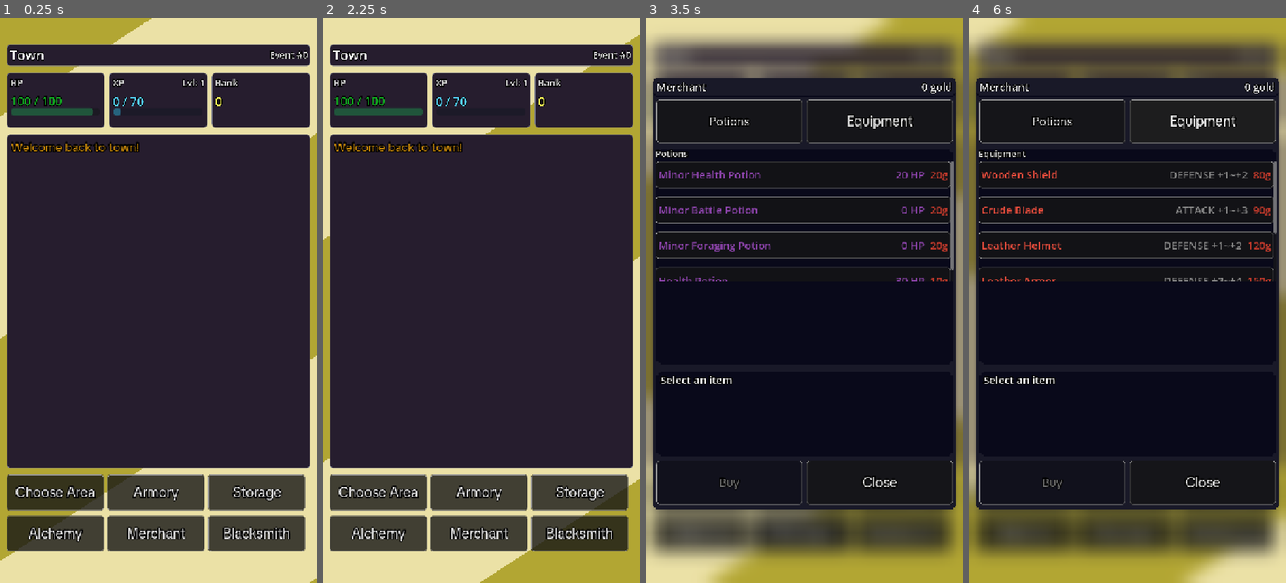
Above: before the commit, frames 1-4 (left to right).
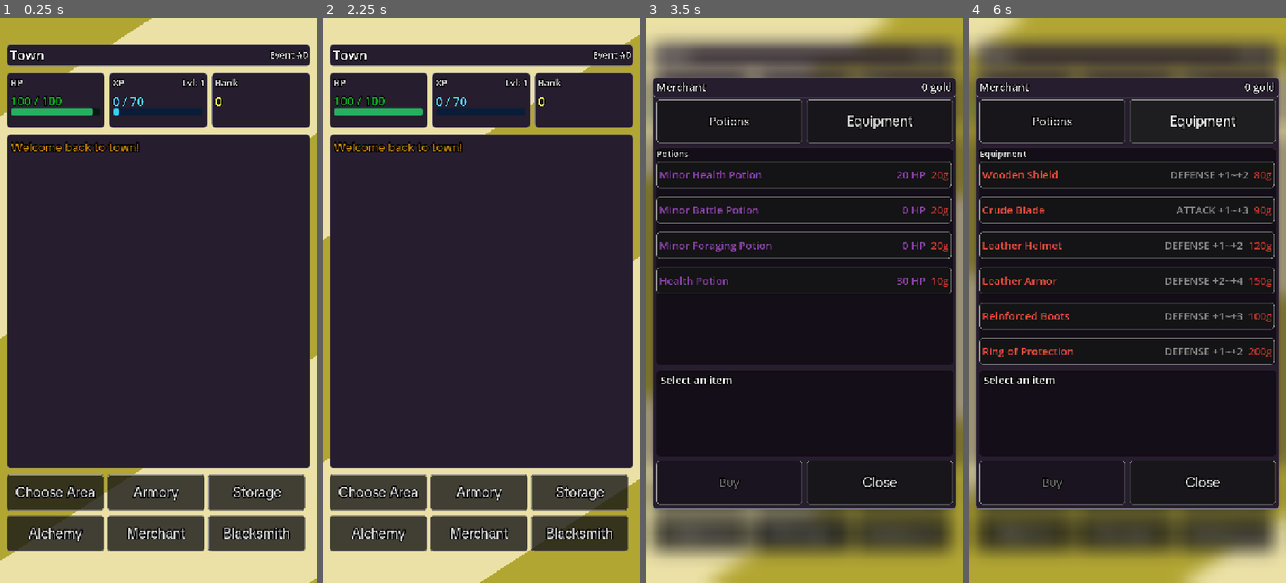
Above: after the commit, the same moments.

Repository: Nano95/project_RUNES
Game: Godot game, scene res://Scenes/Main.tscn
Two runs of this game, one before a commit and one after it. Both use one fixed random seed, a clock stepped at 60 frames per second and the inputs below.
Inputs:
- Up to frame 1 (0.25 s): no input
- Up to frame 2 (2.25 s): click "Armory" at 0.5 s; click "Storage" at 1.25 s; click "Alchemy" at 2 s
- Up to frame 3 (3.5 s): click "Merchant" at 2.75 s
- Up to frame 4 (6 s): click "Blacksmith" at 3.5 s; click "Choose Area" at 4.25 s; click "Potions" at 5 s; click "Equipment" at 5.75 s

The runs differ from the first frame. In frame 1, 0.4% of the frame differs, in the area x 3-38%, y 15-18%; in frame 2, 0.4%; in frame 3, 2.6%; in frame 4, 4.3%, in the area x 2-98%, y 10-87%.

Commit message:
Theme changes and tick returns back to normal

Diff:
--- a/Resources/Themes/MainTheme.tres
+++ b/Resources/Themes/MainTheme.tres
@@ -56,8 +56,27 @@
 corner_radius_bottom_left = 8
 corner_detail = 10
 
+[sub_resource type="StyleBoxFlat" id="StyleBoxFlat_xekdx"]
+bg_color = Color(0.20155334, 0.14013672, 0.21875, 1)
+corner_radius_top_left = 5
+corner_radius_top_right = 5
+corner_radius_bottom_right = 5
+corner_radius_bottom_left = 5
+
+[sub_resource type="StyleBoxFlat" id="StyleBoxFlat_dlpjt"]
+bg_color = Color(1, 1, 1, 1)
+corner_radius_top_left = 5
+corner_radius_top_right = 5
+corner_radius_bottom_right = 5
+corner_radius_bottom_left = 5
+corner_detail = 5
+
 [resource]
 Button/styles/disabled = SubResource("StyleBoxFlat_chg5n")
 Button/styles/hover = SubResource("StyleBoxFlat_fx3s3")
 Button/styles/normal = SubResource("StyleBoxFlat_0mios")
 Panel/styles/panel = SubResource("StyleBoxFlat_36kym")
+ProgressBar/styles/background = SubResource("StyleBoxFlat_xekdx")
+ProgressBar/styles/fill = SubResource("StyleBoxFlat_dlpjt")
+ScrollContainer/constants/scrollbar_h_separation = -14
+ScrollContainer/constants/scrollbar_v_separation = 11
--- a/Scenes/MainController.tscn
+++ b/Scenes/MainController.tscn
@@ -6,18 +6,15 @@
 [ext_resource type="Script" uid="uid://eb0fcjdjyxjo" path="res://Scripts/StatsDisplay.gd" id="3_ftth8"]
 [ext_resource type="Script" uid="uid://mr26jai5yegf" path="res://Scripts/TickSystem.gd" id="4_dajxx"]
 [ext_resource type="Script" uid="uid://cf4ig2g1iawaq" path="res://Scripts/AreaSystem.gd" id="5_fmqth"]
-[ext_resource type="Theme" uid="uid://6l1e7tacwmvs" path="res://Resources/Themes/SubpanelT2_theme_res.tres" id="5_qjsjv"]
 [ext_resource type="Script" uid="uid://dady54gqn5m7r" path="res://Scripts/InventoryDisplay.gd" id="6_108yi"]
 [ext_resource type="PackedScene" uid="uid://l7ogby45st2d" path="res://Scenes/MyLabel.tscn" id="6_prt4a"]
 [ext_resource type="Script" uid="uid://cmsfrujy8ifuq" path="res://Scripts/CombatSystem.gd" id="7_1fnpd"]
 [ext_resource type="Shader" uid="uid://ckjvhxujvm14n" path="res://Shaders/ArcadeFlash.gdshader" id="7_108yi"]
 [ext_resource type="Script" uid="uid://wy43n82n4e4s" path="res://Scripts/InventorySystem.gd" id="8_ck1p8"]
-[ext_resource type="Theme" uid="uid://bbbw1in72yvu1" path="res://Resources/Themes/Subpanel_theme_res.tres" id="9_8gkgp"]
 [ext_resource type="Script" uid="uid://bnfiijiu0s8yx" path="res://Scripts/ItemActionModal.gd" id="10_ftth8"]
 [ext_resource type="Shader" uid="uid://bd2x5ino2w7yq" path="res://Shaders/Blur.gdshader" id="10_gpdd1"]
 [ext_resource type="Script" uid="uid://hdtvayj8dw6n" path="res://Scripts/StorageDisplay.gd" id="13_ab47o"]
 [ext_resource type="Script" uid="uid://bel5oivb4n5oe" path="res://Scripts/BrewDisplay.gd" id="13_knc0e"]
-[ext_resource type="Theme" uid="uid://herb326sm84p" path="res://Resources/Themes/SubpanelT3_theme_res.tres" id="13_kxegi"]
 [ext_resource type="Script" uid="uid://cbfawhw0v20ea" path="res://Scripts/MonsterBattleOverlay.gd" id="13_vlrs7"]
 [ext_resource type="Script" uid="uid://buhguegqkcr4k" path="res://Scripts/GatherSystem.gd" id="14_6iwwj"]
 [ext_resource type="Script" uid="uid://dnx5jud3bj3h2" path="res://Scripts/MerchantDisplay.gd" id="16_cssra"]
@@ -32,6 +29,30 @@
 [ext_resource type="Script" uid="uid://lua0kwyswmk4" path="res://Scripts/MerchantSystem.gd" id="29_px8ax"]
 [ext_resource type="Script" uid="uid://kilw6u3p8wgc" path="res://Scripts/BlacksmithSystem.gd" id="31_ipr08"]
 
+[sub_resource type="ShaderMaterial" id="ShaderMaterial_gg2r6"]
+resource_local_to_scene = true
+shader = ExtResource("7_108yi")
+shader_parameter/time = 4.750000002218258e-07
+shader_parameter/activate = false
+
+[sub_resource type="ShaderMaterial" id="ShaderMaterial_cssra"]
+resource_local_to_scene = true
+shader = ExtResource("7_108yi")
+shader_parameter/time = 4.750000002218258e-07
+shader_parameter/activate = false
+
+[sub_resource type="ShaderMaterial" id="ShaderMaterial_px8ax"]
+resource_local_to_scene = true
+shader = ExtResource("7_108yi")
+shader_parameter/time = 4.750000002218258e-07
+shader_parameter/activate = false
+
+[sub_resource type="ShaderMaterial" id="ShaderMaterial_shy7a"]
+resource_local_to_scene = true
+shader = ExtResource("7_108yi")
+shader_parameter/time = 4.750000002218258e-07
+shader_parameter/activate = false
+
 [sub_resource type="ShaderMaterial" id="ShaderMaterial_ipr08"]
 resource_local_to_scene = true
 shader = ExtResource("7_108yi")
@@ -75,30 +96,6 @@
 shader_parameter/activate = false
 
 [sub_resource type="ShaderMaterial" id="ShaderMaterial_lbmfx"]
-resource_local_to_scene = true
-shader = ExtResource("7_108yi")
-shader_parameter/time = 4.750000002218258e-07
-shader_parameter/activate = false
-
-[sub_resource type="ShaderMaterial" id="ShaderMaterial_1q78x"]
-resource_local_to_scene = true
-shader = ExtResource("7_108yi")
-shader_parameter/time = 4.750000002218258e-07
-shader_parameter/activate = false
-
-[sub_resource type="ShaderMaterial" id="ShaderMaterial_8l5l1"]
-resource_local_to_scene = true
-shader = ExtResource("7_108yi")
-shader_parameter/time = 4.750000002218258e-07
-shader_parameter/activate = false
-
-[sub_resource type="ShaderMaterial" id="ShaderMaterial_4j0hr"]
-resource_local_to_scene = true
-shader = ExtResource("7_108yi")
-shader_parameter/time = 4.750000002218258e-07
-shader_parameter/activate = false
-
-[sub_resource type="ShaderMaterial" id="ShaderMaterial_8whxx"]
 resource_local_to_scene = true
 shader = ExtResource("7_108yi")
 shader_parameter/time = 4.750000002218258e-07
@@ -108,6 +105,30 @@
 shader = ExtResource("10_gpdd1")
 shader_parameter/lod = 3.0000001425
 
+[sub_resource type="ShaderMaterial" id="ShaderMaterial_1q78x"]
+resource_local_to_scene = true
+shader = ExtResource("7_108yi")
+shader_parameter/time = 4.750000002218258e-07
+shader_parameter/activate = false
+
+[sub_resource type="ShaderMaterial" id="ShaderMaterial_8l5l1"]
+resource_local_to_scene = true
+shader = ExtResource("7_108yi")
+shader_parameter/time = 4.750000002218258e-07
+shader_parameter/activate = false
+
+[sub_resource type="ShaderMaterial" id="ShaderMaterial_4j0hr"]
+resource_local_to_scene = true
+shader = ExtResource("7_108yi")
+shader_parameter/time = 4.750000002218258e-07
+shader_parameter/activate = false
+
+[sub_resource type="ShaderMaterial" id="ShaderMaterial_8whxx"]
+resource_local_to_scene = true
+shader = ExtResource("7_108yi")
+shader_parameter/time = 4.750000002218258e-07
+shader_parameter/activate = false
+
 [sub_resource type="ShaderMaterial" id="ShaderMaterial_p5mh2"]
 resource_local_to_scene = true
 shader = ExtResource("7_108yi")
@@ -343,30 +364,6 @@
 shader_parameter/activate = false
 
 [sub_resource type="ShaderMaterial" id="ShaderMaterial_2ncs3"]
-resource_local_to_scene = true
-shader = ExtResource("7_108yi")
-shader_parameter/time = 4.750000002218258e-07
-shader_parameter/activate = false
-
-[sub_resource type="ShaderMaterial" id="ShaderMaterial_f452a"]
-resource_local_to_scene = true
-shader = ExtResource("7_108yi")
-shader_parameter/time = 4.750000002218258e-07
-shader_parameter/activate = false
-
-[sub_resource type="ShaderMaterial" id="ShaderMaterial_ocb2w"]
-resource_local_to_scene = true
-shader = ExtResource("7_108yi")
-shader_parameter/time = 4.750000002218258e-07
-shader_parameter/activate = false
-
-[sub_resource type="ShaderMaterial" id="ShaderMaterial_pbijh"]
-resource_local_to_scene = true
-shader = ExtResource("7_108yi")
-shader_parameter/time = 4.750000002218258e-07
-shader_parameter/activate = false
-
-[sub_resource type="ShaderMaterial" id="ShaderMaterial_3fjy6"]
 resource_local_to_scene = true
 shader = ExtResource("7_108yi")
 shader_parameter/time = 4.750000002218258e-07
@@ -1068,7 +1065,7 @@
 layout_mode = 2
 size_flags_vertical = 3
 size_flags_stretch_ratio = 0.8
-theme = ExtResource("17_g72ry")
+theme = ExtResource("19_shy7a")
 
 [node name="BackPackContainer" type="VBoxContainer" parent="UIController/BrewingContainer/BrewingModal/VBoxContainer/backpackPanel" unique_id=288122973]
 layout_mode = 1
@@ -1120,7 +1117,7 @@
 layout_mode = 2
 size_flags_vertical = 3
 size_flags_stretch_ratio = 1.2
-theme = ExtResource("17_g72ry")
+theme = ExtResource("19_shy7a")
 
 [node name="HBoxContainer" type="HBoxContainer" parent="UIController/BrewingContainer/BrewingModal/VBoxContainer/CombinationPanel" unique_id=2099775821]
 layout_mode = 1
@@ -1231,21 +1228,22 @@
 layout_mode = 2
 size_flags_vertical = 3
 size_flags_stretch_ratio = 0.7
-theme = ExtResource("17_g72ry")
+theme = ExtResource("19_shy7a")
 
 [node name="DiscoveredRecipes" type="VBoxContainer" parent="UIController/BrewingContainer/BrewingModal/VBoxContainer/DiscoveredPanel" unique_id=381386888]
 layout_mode = 1
-offset_left = 2.0
-offset_top = 8.0
-offset_right = 672.0
-offset_bottom = 190.0
+anchors_preset = 15
+anchor_right = 1.0
+anchor_bottom = 1.0
+grow_horizontal = 2
+grow_vertical = 2
 
 [node name="HBoxContainer" type="HBoxContainer" parent="UIController/BrewingContainer/BrewingModal/VBoxContainer/DiscoveredPanel/DiscoveredRecipes" unique_id=1516448588]
 layout_mode = 2
 
 [node name="Title" parent="UIController/BrewingContainer/BrewingModal/VBoxContainer/DiscoveredPanel/DiscoveredRecipes/HBoxContainer" unique_id=1387508976 instance=ExtResource("6_prt4a")]
 self_modulate = Color(0.85, 0.85, 0.85, 1)
-material = SubResource("ShaderMaterial_2ul0n")
+material = SubResource("ShaderMaterial_jtibr")
 layout_mode = 2
 size_flags_horizontal = 3
 theme_override_constants/outline_size = 10
@@ -1254,13 +1252,15 @@
 vertical_alignment = 1
 
 [node name="VScrollBar" type="ScrollContainer" parent="UIController/BrewingContainer/BrewingModal/VBoxContainer/DiscoveredPanel/DiscoveredRecipes" unique_id=977369745]
-custom_minimum_size = Vector2(0, 150)
-layout_mode = 2
+layout_mode = 2
+size_flags_vertical = 3
 horizontal_scroll_mode = 0
 
 [node name="RecipesFlow" type="HFlowContainer" parent="UIController/BrewingContainer/BrewingModal/VBoxContainer/DiscoveredPanel/DiscoveredRecipes/VScrollBar" unique_id=153701826]
-custom_minimum_size = Vector2(670, 150)
-layout_mode = 2
+custom_minimum_size = Vector2(670, 0)
+layout_mode = 2
+size_flags_horizontal = 3
+size_flags_vertical = 3
 theme_override_constants/h_separation = 7
 theme_override_constants/v_separation = 6
 
@@ -1310,17 +1310,17 @@
 grow_horizontal = 2
 grow_vertical = 2
 size_flags_stretch_ratio = 0.0
-theme = ExtResource("9_8gkgp")
+theme = ExtResource("17_g72ry")
 
 [node name="TitlePanel" type="Panel" parent="UIController/MerchantContainer/MerchantPanel" unique_id=719232640]
 layout_mode = 0
 offset_right = 690.0
 offset_bottom = 45.0
-theme = ExtResource("5_qjsjv")
+theme = ExtResource("17_g72ry")
 
 [node name="Name" parent="UIController/MerchantContainer/MerchantPanel/TitlePanel" unique_id=1919689286 instance=ExtResource("6_prt4a")]
 self_modulate = Color(0.85, 0.85, 0.85, 1)
-material = SubResource("ShaderMaterial_jmrk2")
+material = SubResource("ShaderMaterial_46ofg")
 layout_mode = 1
 anchors_preset = 10
 anchor_right = 1.0
@@ -1393,7 +1393,7 @@
 [node name="ItemsPanel" type="Panel" parent="UIController/MerchantContainer/MerchantPanel/VBoxContainer" unique_id=1851640776]
 layout_mode = 2
 size_flags_vertical = 3
-theme = ExtResource("13_kxegi")
+theme = ExtResource("19_shy7a")
 
 [node name="ItemsContainer" type="VBoxContainer" parent="UIController/MerchantContainer/MerchantPanel/VBoxContainer/ItemsPanel" unique_id=7832122]
 layout_mode = 1
@@ -1419,18 +1419,20 @@
 [node name="VScrollBar" type="ScrollContainer" parent="UIController/MerchantContainer/MerchantPanel/VBoxContainer/ItemsPanel/ItemsContainer" unique_id=303395248]
 custom_minimum_size = Vector2(0, 271)
 layout_mode = 2
+size_flags_vertical = 3
 horizontal_scroll_mode = 0
 
 [node name="ItemsList" type="VBoxContainer" parent="UIController/MerchantContainer/MerchantPanel/VBoxContainer/ItemsPanel/ItemsContainer/VScrollBar" unique_id=404915640]
 custom_minimum_size = Vector2(670, 270)
 layout_mode = 2
+size_flags_vertical = 3
 theme_override_constants/separation = 20
 
 [node name="InfoPanel" type="Panel" parent="UIController/MerchantContainer/MerchantPanel/VBoxContainer" unique_id=57202275]
 layout_mode = 2
 size_flags_vertical = 3
 size_flags_stretch_ratio = 0.4
-theme = ExtResource("13_kxegi")
+theme = ExtResource("19_shy7a")
 
 [node name="Instructions" type="RichTextLabel" parent="UIController/MerchantContainer/MerchantPanel/VBoxContainer/InfoPanel" unique_id=802122809]
 visible = false
@@ -1668,7 +1670,7 @@
 [node name="ItemsPanel" type="Panel" parent="UIController/BlacksmithContainer/BlacksmithPanel/VBoxContainer" unique_id=1238642360]
 layout_mode = 2
 size_flags_vertical = 3
-theme = ExtResource("17_g72ry")
+theme = ExtResource("19_shy7a")
 
 [node name="ItemsContainer" type="VBoxContainer" parent="UIController/BlacksmithContainer/BlacksmithPanel/VBoxContainer/ItemsPanel" unique_id=562314360]
 layout_mode = 1
@@ -1694,19 +1696,20 @@
 [node name="VScrollBar" type="ScrollContainer" parent="UIController/BlacksmithContainer/BlacksmithPanel/VBoxContainer/ItemsPanel/ItemsContainer" unique_id=231355687]
 custom_minimum_size = Vector2(0, 449)
 layout_mode = 2
+size_flags_vertical = 3
 horizontal_scroll_mode = 0
 
 [node name="ItemsList" type="VBoxContainer" parent="UIController/BlacksmithContainer/BlacksmithPanel/VBoxContainer/ItemsPanel/ItemsContainer/VScrollBar" unique_id=1448962608]
 custom_minimum_size = Vector2(670, 449)
 layout_mode = 2
+size_flags_vertical = 3
 theme_override_constants/separation = 20
 
 [node name="CraftInfoPanel" type="Panel" parent="UIController/BlacksmithContainer/BlacksmithPanel/VBoxContainer" unique_id=2092591289]
-visible = false
 layout_mode = 2
 size_flags_vertical = 3
 size_flags_stretch_ratio = 0.4
-theme = ExtResource("17_g72ry")
+theme = ExtResource("19_shy7a")
 
 [node name="Instructions" type="RichTextLabel" parent="UIController/BlacksmithContainer/BlacksmithPanel/VBoxContainer/CraftInfoPanel" unique_id=2051561328]
 visible = false
@@ -1764,7 +1767,7 @@
 layout_mode = 2
 size_flags_vertical = 3
 size_flags_stretch_ratio = 0.4
-theme = ExtResource("17_g72ry")
+theme = ExtResource("19_shy7a")
 
 [node name="Instructions" type="RichTextLabel" parent="UIController/BlacksmithContainer/BlacksmithPanel/VBoxContainer/EnhancementInfoPanel" unique_id=1364663747]
 self_modulate = Color(0.7882353, 0.7882353, 0.7882353, 1)
@@ -1971,7 +1974,7 @@
 [node name="backpackPanel" type="Panel" parent="UIController/StorageModal/StoragePanel/MarginContainer/VBoxContainer" unique_id=1402454724]
 layout_mode = 2
 size_flags_vertical = 3
-theme = ExtResource("17_g72ry")
+theme = ExtResource("19_shy7a")
 
 [node name="TOP" type="VBoxContainer" parent="UIController/StorageModal/StoragePanel/MarginContainer/VBoxContainer/backpackPanel" unique_id=476456849]
 layout_mode = 0
@@ -2018,7 +2021,7 @@
 [node name="chestPanel" type="Panel" parent="UIController/StorageModal/StoragePanel/MarginContainer/VBoxContainer" unique_id=1642933764]
 layout_mode = 2
 size_flags_vertical = 3
-theme = ExtResource("17_g72ry")
+theme = ExtResource("19_shy7a")
 
 [node name="TOP" type="VBoxContainer" parent="UIController/StorageModal/StoragePanel/MarginContainer/VBoxContainer/chestPanel" unique_id=1371929412]
 layout_mode = 1
@@ -2055,7 +2058,7 @@
 layout_mode = 2
 size_flags_vertical = 3
 size_flags_stretch_ratio = 0.6
-theme = ExtResource("17_g72ry")
+theme = ExtResource("19_shy7a")
 
 [node name="BOTTOM" type="VBoxContainer" parent="UIController/StorageModal/StoragePanel/MarginContainer/VBoxContainer/chestSelectPanel" unique_id=261696771]
 layout_mode = 0
@@ -2126,7 +2129,7 @@
 layout_mode = 2
 size_flags_vertical = 3
 size_flags_stretch_ratio = 0.6
-theme = ExtResource("17_g72ry")
+theme = ExtResource("19_shy7a")
 
 [node name="BOTTOM" type="VBoxContainer" parent="UIController/StorageModal/StoragePanel/MarginContainer/VBoxContainer/upgradePanel" unique_id=888638861]
 layout_mode = 1
@@ -2190,6 +2193,7 @@
 text = "Close"
 
 [node name="EquipmentModal" type="ColorRect" parent="UIController" unique_id=195611784 node_paths=PackedStringArray("to …(379 unchanged characters)…
+visible = false
 material = SubResource("ShaderMaterial_ds30n")
 layout_mode = 1
 anchors_preset = 15
--- a/Scripts/BlacksmithDisplay.gd
+++ b/Scripts/BlacksmithDisplay.gd
@@ -45,7 +45,7 @@
 	# put things back to how they were
 	infoPanel.show() # crafts
 	enhancePanel.hide()
-	hide()
+	Utils.animate_modal_exit(self)
 
 func open() -> void:
 
@@ -55,7 +55,7 @@
 	selectedRecipe = null
 	selectedEquip = {}
 	refresh()
-	show()
+	Utils.animate_modal_entry(self)
 
 func refresh() -> void:
 	if currentTab == "smelt" or currentTab == "forge":
--- a/Scripts/BrewDisplay.gd
+++ b/Scripts/BrewDisplay.gd
@@ -29,14 +29,17 @@
 	GameEvents.brewAttempted.connect(onBrewAttempted)
 	brewButton.pressed.connect(onBrewPressed)
 	#clearButton.pressed.connect(onClearPressed)
-	closeButton.pressed.connect(hide)
+	closeButton.pressed.connect(onClose)
 	hide()
+
+func onClose() -> void:
+	Utils.animate_modal_exit(self)
 
 func open() -> void:
 	currentCombo = {}
 	slotOrder = []
 	refresh()
-	show()
+	Utils.animate_modal_entry(self)
 
 func refresh() -> void:
 	refreshBackpack()
--- a/Scripts/EquipmentModal.gd
+++ b/Scripts/EquipmentModal.gd
@@ -43,10 +43,13 @@
 	ringButton.pressed.connect(onSlotPressed.bind("ring"))
 	amuletButton.pressed.connect(onSlotPressed.bind("amulet"))
 	equipButton.pressed.connect(onEquipButtonPressed)
-	closeButton.pressed.connect(hide)
+	closeButton.pressed.connect(onClose)
 
 	clearCompare()
 	hide()
+
+func onClose() -> void:
+	Utils.animate_modal_exit(self)
 
 func open() -> void:
 	if main.game_data.inArea:
@@ -55,8 +58,7 @@
 	selectedSource = ""
 	clearCompare()
 	refresh()
-
-	show()
+	Utils.animate_modal_entry(self)
 
 func refresh() -> void:
 	refreshSlots()
--- a/Scripts/EquipmentSystem.gd
+++ b/Scripts/EquipmentSystem.gd
@@ -85,7 +85,7 @@
 
 # ── STAT CALCULATIONS ─────────────────────────────────────
 func getTotalAttack() -> int:
-	var base = 5 + (main.game_data.level * 2)
+	var base = 5 + (main.game_data.level)
 	var bonus = 0
 	for slot in ["equippedWeapon", "equippedRing", "equippedAmulet"]:
 		var item = main.game_data.get(slot)
@@ -96,7 +96,7 @@
 	return base + bonus
 
 func getTotalDefense() -> int:
-	var base = 2 + main.game_data.level
+	var base = 2 + int(main.game_data.level * .3)
 	var bonus = 0
 	for slot in ["equippedShield", "equippedArmor", "equippedHelmet",
 				 "equippedBoots", "equippedLegs", "equippedRing", "equippedAmulet"]:
--- a/Scripts/ItemActionModal.gd
+++ b/Scripts/ItemActionModal.gd
@@ -13,24 +13,27 @@
 	GameEvents.itemLongPressed.connect(onItemLongPressed)
 	equipButton.pressed.connect(onEquipPressed)
 	dropButton.pressed.connect(onDropPressed)
-	cancelButton.pressed.connect(hide)
+	cancelButton.pressed.connect(onClose)
 	hide()
+
+func onClose() -> void:
+	Utils.animate_modal_exit(self)
 
 func onItemLongPressed(itemName: String) -> void:
 	currentItem = itemName
 	itemNameLabel.text = itemName
 	var itemType = ItemRegistry.getType(itemName)
 	equipButton.visible = itemType == "equipment"
-	show()
+	Utils.animate_modal_entry(self)
 
 func onEquipPressed() -> void:
 	GameEvents.itemEquipped.emit(currentItem)
-	hide()
+	onClose()
 
 func onDropPressed() -> void:
 	inventorySystem.removeFromBackpack(currentItem)
 	GameEvents.eventLogged.emit("Dropped %s." % currentItem, "system", false)
-	hide()
+	onClose()
 
 func cancelPressed() -> void:
-	hide()
+	onClose()
--- a/Scripts/MainController.gd
+++ b/Scripts/MainController.gd
@@ -11,7 +11,7 @@
 func _ready() -> void:
 	main = Utils.get_main()
 	GameEvents.eventLogged.connect(_on_event_logged)
-	tickTimer.wait_time = 0.4
+	tickTimer.wait_time = 1.0
 	tickTimer.timeout.connect(onTick)
 	tickTimer.start()
 	GameEvents.eventLogged.emit("Welcome back to town!", "town", false)
--- a/Scripts/MerchantDisplay.gd
+++ b/Scripts/MerchantDisplay.gd
@@ -22,8 +22,11 @@
 	potionsTab.pressed.connect(onPotionsTabPressed)
 	equipmentTab.pressed.connect(onEquipmentTabPressed)
 	buyButton.pressed.connect(onBuyPressed)
-	closeButton.pressed.connect(hide)
+	closeButton.pressed.connect(onClose)
 	hide()
+
+func onClose() -> void:
+	Utils.animate_modal_exit(self)
 
 func open() -> void:
 	if main.game_data.inArea:
@@ -32,7 +35,7 @@
 	categoryTitleLabel.text = "Potions"
 	selectedEntry = {}
 	refresh()
-	show()
+	Utils.animate_modal_entry(self)
 
 func refresh() -> void:
 	refreshGold()
--- a/Scripts/MonsterBattleOverlay.gd
+++ b/Scripts/MonsterBattleOverlay.gd
@@ -54,7 +54,7 @@
 	fleeButton.text = "Fleeing... (3)"
 
 func onCombatEnded(_a = null, _b = null) -> void:
-	hide()
+	Utils.animate_modal_exit(self)
 	monsterMaxHp = 0
 
 func updateHPColor(hpLeft: int) -> void:
--- a/Scripts/StorageDisplay.gd
+++ b/Scripts/StorageDisplay.gd
@@ -35,11 +35,14 @@
 	longPressTimer.timeout.connect(onLongPress)
 	add_child(longPressTimer)
 
-	closeButton.pressed.connect(hide)
+	closeButton.pressed.connect(close)
 	buildButton.pressed.connect(onBuildPressed)
 
 	_buildChestGrid()
 	hide()
+
+func close() -> void:
+	Utils.animate_modal_exit(self)
 
 func open() -> void:
 	# Only accessible in town
@@ -47,7 +50,7 @@
 		return
 	selectedChestId = 1
 	refresh()
-	show()
+	Utils.animate_modal_entry(self)
 
 func refresh() -> void:
 	refreshBackpack()
--- a/Scripts/TickSystem.gd
+++ b/Scripts/TickSystem.gd
@@ -160,7 +160,7 @@
 		gatherSystem.decrementForagingPotion()
 		return
 
-	if roll < 0.29:
+	if roll < 0.33:
 		GameEvents.eventLogged.emit("All is quiet. Nothing stirs.", "system", true)
 		return
 
@@ -197,7 +197,6 @@
 		return
 
 	if roll < 0.95:
-		GameEvents.eventLogged.emit("You step on a trap!", "combat", true)
 		triggerTrap()
 		return
 
--- a/Scripts/Utils.gd
+++ b/Scripts/Utils.gd
@@ -251,10 +251,11 @@
 	if not node:
 		return
 
+	var original_y = node.position.y  # capture BEFORE moving
 	var tween := node.get_tree().create_tween().set_parallel(true)
+	node.modulate.a = 0.0
+	node.position.y = original_y - offset  # start above
 	node.show()
-	node.modulate.a = 0.0
-	node.position.y -= offset  # Start slightly above
 
 	tween.tween_property(node, "modulate:a", 1.0, duration).set_trans(Tween.TRANS_SINE).set_ease(Tween.EASE_IN_OUT)
 	tween.tween_property(node, "position:y", node.position.y + offset, duration).set_trans(Tween.TRANS_SINE).set_ease(Tween.EASE_IN_OUT)
@@ -263,16 +264,20 @@
 	if not node:
 		return
 
+	var original_y = node.position.y  # capture BEFORE moving
 	var tween := node.get_tree().create_tween().set_parallel(true)
 
 	tween.tween_property(node, "modulate:a", 0.0, duration).set_trans(Tween.TRANS_SINE).set_ease(Tween.EASE_IN_OUT)
-	tween.tween_property(node, "position:y", node.position.y - offset, duration).set_trans(Tween.TRANS_SINE).set_ease(Tween.EASE_IN_OUT)
+	tween.tween_property(node, "position:y", original_y - offset, duration).set_trans(Tween.TRANS_SINE).set_ease(Tween.EASE_IN_OUT)
 	tween.set_parallel(false) # need to do this for some reason the below things will get called immediately otherwise
 
 	if (should_free):
 		tween.tween_callback(node.queue_free)  # delete after anim completes
 	else:
-		tween.tween_callback(Callable(node, "hide"))  # Hide after animation completes
+		tween.tween_callback(func():
+			node.hide()
+			node.position.y = original_y  # restore position after hiding
+		)
 
 func get_rarity_color(rarity: String) -> Color:
 	return RARITY_COLORS.get(rarity, Color.WHITE) # Defaults to white if not found
Not shown: 54 places in Scenes/MainController.tscn that only renumber resources
